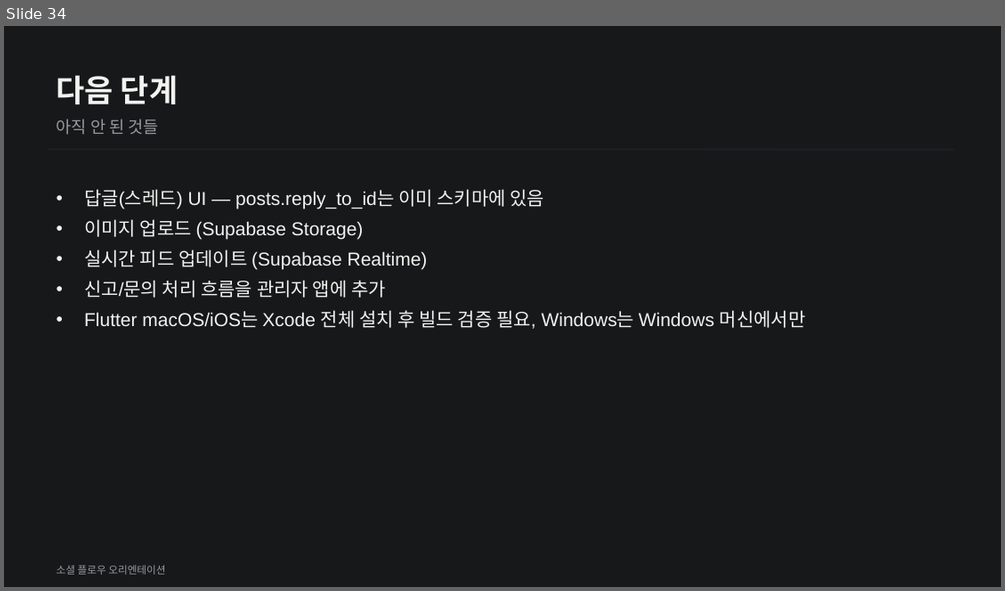
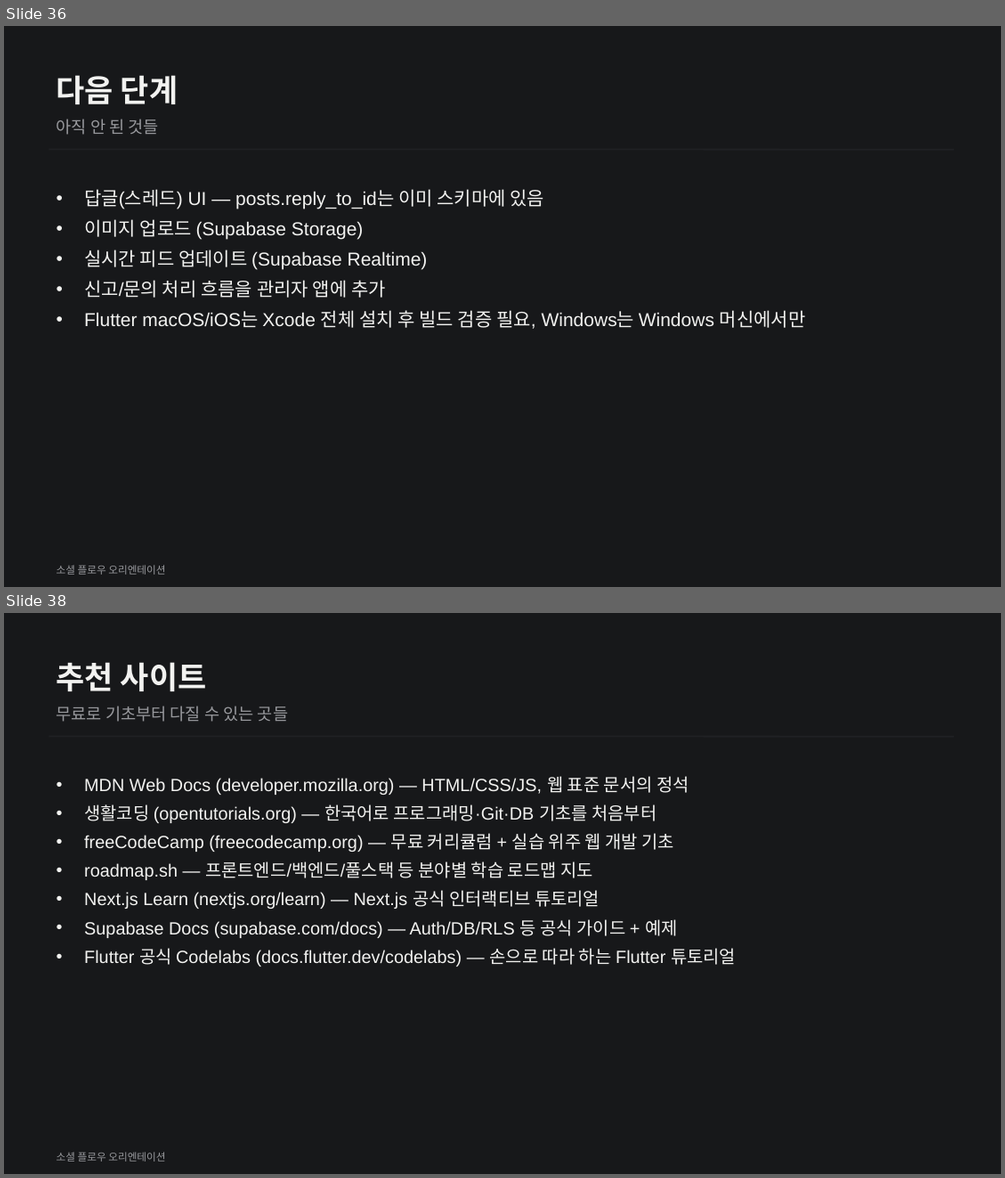
Before and after one commit to white100s/social_flow, a slide deck: docs/social-flow-orientation.pptx. Shown one above the other, each under a label of ours: slide 34 before the commit, slides 36 and 38 after it; the slides between them are not shown. The pictures are 1005x591 and 1005x1178 pixels, drawn with LibreOffice and Linux fonts; fonts in the diff are those of the drawing. Boxes give left, top, right and bottom in pixels: in the first picture for what was removed or moved away, otherwise in the second. Text is boxed around its words. In the diff, an @@ line names an element or a change of style, - is before the commit and + after.

```diff
--- a/docs/social-flow-orientation.pptx
+++ b/docs/social-flow-orientation.pptx
@@ slide 38 added at <box>4,613,1001,1174</box>, background #17181A @@
@@ text added at <box>57,662,207,691</box>, 30 pt, text #F2F2F0, bold @@
+추천 사이트
@@ text added at <box>57,706,288,722</box>, 16 pt, text #98999D @@
+무료로 기초부터 다질 수 있는 곳들
@@ line added from (48, 737) to (954, 737), #202124 1.5 pt @@
@@ text added at <box>84,776,736,966</box>, 17 pt, text #F2F2F0 @@
+• MDN Web Docs (developer.mozilla.org) — HTML/CSS/JS, 웹 표준 문서의 정석
+• 생활코딩 (opentutorials.org) — 한국어로 프로그래밍·Git·DB 기초를 처음부터
+• freeCodeCamp (freecodecamp.org) — 무료 커리큘럼 + 실습 위주 웹 개발 기초
+• roadmap.sh — 프론트엔드/백엔드/풀스택 등 분야별 학습 로드맵 지도
+• Next.js Learn (nextjs.org/learn) — Next.js 공식 인터랙티브 튜토리얼
+• Supabase Docs (supabase.com/docs) — Auth/DB/RLS 등 공식 가이드 + 예제
+• Flutter 공식 Codelabs (docs.flutter.dev/codelabs) — 손으로 따라 하는 Flutter 튜토리얼
@@ text added at <box>57,1151,165,1161</box>, 10 pt, text #98999D @@
+소셜 플로우 오리엔테이션
@@ what was slide 34 is now slide 36 @@
```
Also in this commit, not shown: 4 other slides added, 1 other file.
